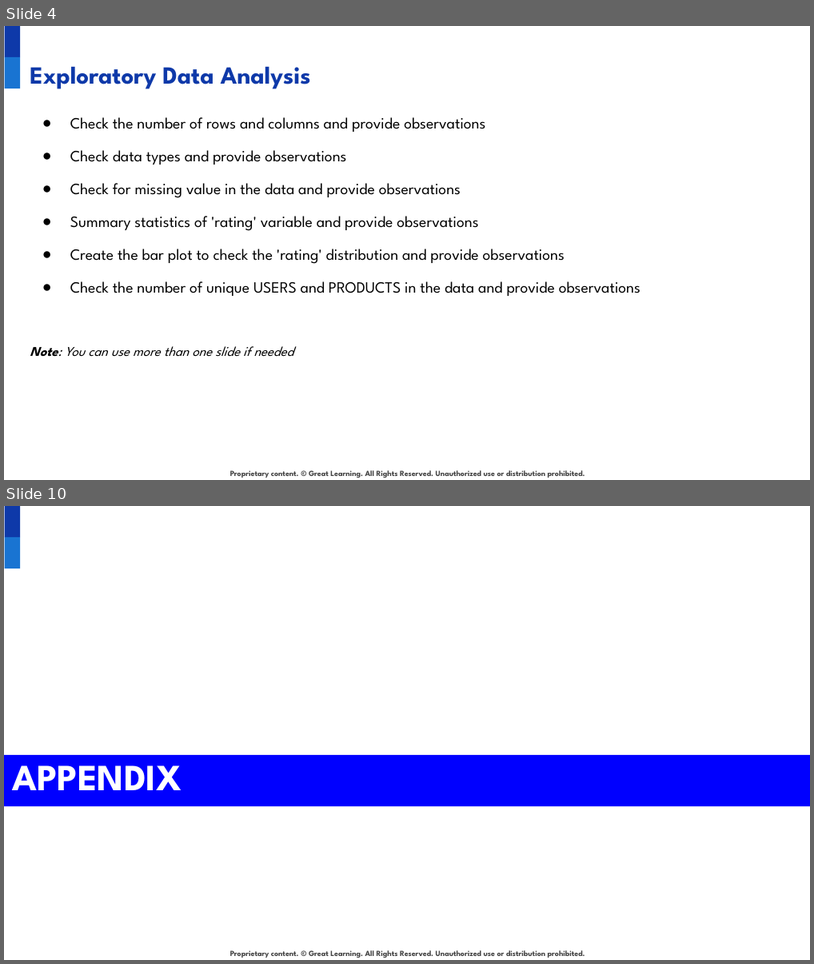
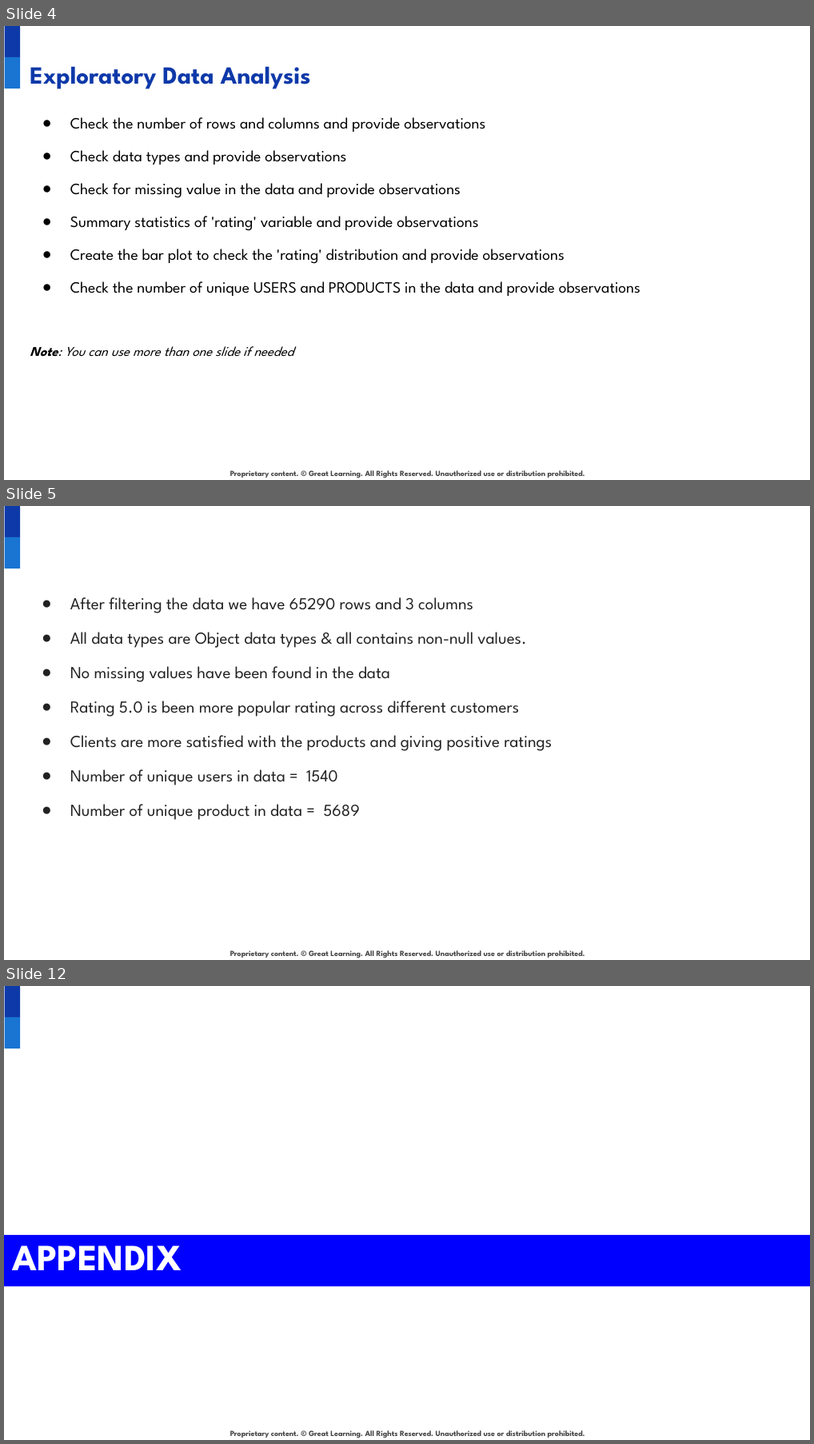
Before and after one commit to aktermitu13/Product-Recommendation-System, a slide deck: Presentation+Template+-+Amazon+Product+Recommendation+System.pptx. Shown one above the other, each under a label of ours: slides 4 and 10 before the commit, slides 4, 5 and 12 after it; the slides between them are not shown. The pictures are 814x964 and 814x1444 pixels, drawn with LibreOffice and Linux fonts; fonts in the diff are those of the drawing; background and template pictures are left out. Boxes give left, top, right and bottom in pixels: in the first picture for what was removed or moved away, otherwise in the second. Text is boxed around its words. In the diff, an @@ line names an element or a change of style, - is before the commit and + after.

```diff
--- a/Presentation+Template+-+Amazon+Product+Recommendation+System.pptx
+++ b/Presentation+Template+-+Amazon+Product+Recommendation+System.pptx
@@ slide 5 added at [4,506,810,960], background #FFFFFF; not listed: 3 template elements that a slide beside it also shows @@
@@ text added at [70,597,552,820], 15 pt, text #222222 @@
+● After filtering the data we have 65290 rows and 3 columns
+● All data types are Object data types & all contains non-null values.
+● No missing values have been found in the data
+● Rating 5.0 is been more popular rating across different customers
+● Clients are more satisfied with the products and giving positive ratings
+● Number of unique users in data = 1540
+● Number of unique product in data = 5689
@@ what was slide 10 is now slide 12 @@
```
Also in this commit, not shown: 6 slides changed, 1 other slide added, 1 slide removed, 1 other file.
